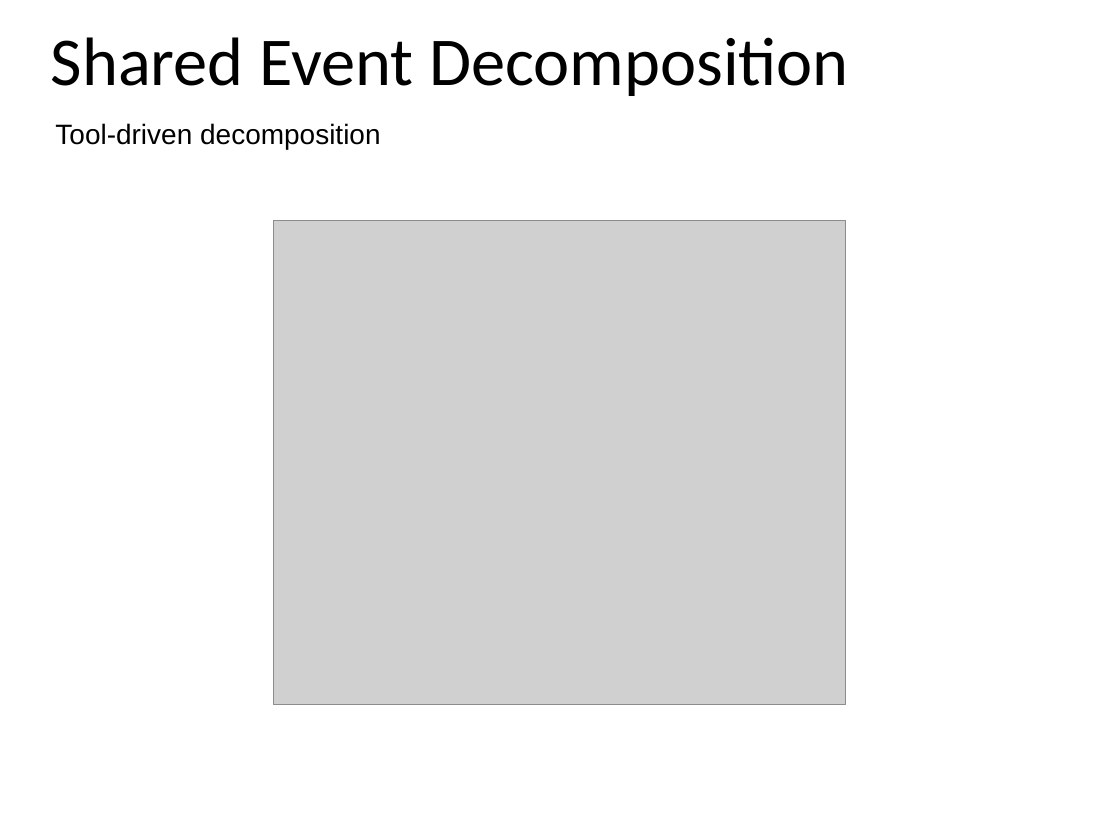
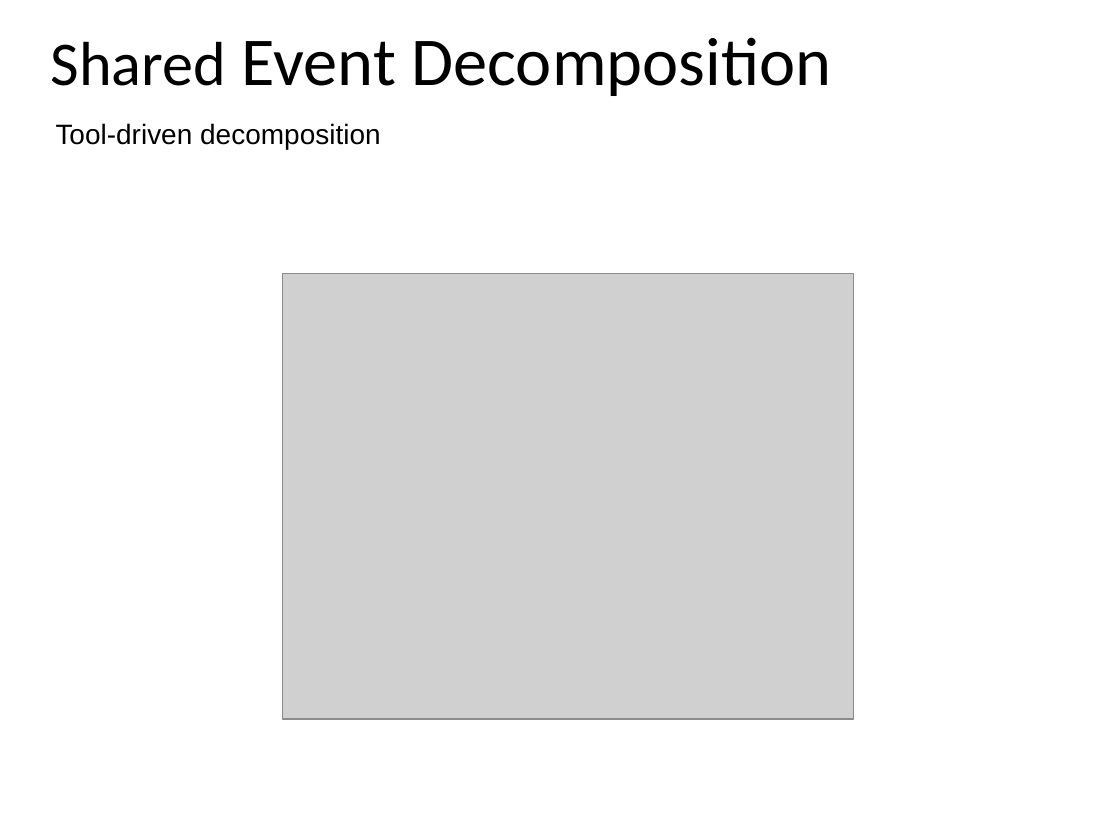
Before and after one commit to weetmuts/rodin-b-sharp-iUML_B_Utils, a slide deck: slide 8 of work/store/comp3011/AndysCourseMaterials/Mar2014/ProgrammingForSCSSession2.pptx. Drawn at 1120x840 pixels with LibreOffice and Linux fonts; fonts in the diff are those of the drawing; grey boxes stand for pictures; background and template pictures are left out. Boxes give left, top, right and bottom in pixels: in the first picture for what was removed or moved away, otherwise in the second. Text is boxed around its words. In the diff, an @@ line names an element or a change of style, - is before the commit and + after.

```diff
--- a/work/store/comp3011/AndysCourseMaterials/Mar2014/ProgrammingForSCSSession2.pptx
+++ b/work/store/comp3011/AndysCourseMaterials/Mar2014/ProgrammingForSCSSession2.pptx
@@ text "Shared Event Decomposition" at [51,37,831,96]: size 44 to 40 pt in "Shared" @@
@@ picture: place and size @@
-picture at [273,221,846,704]
+picture at [282,273,853,719]
```
Also in this commit, not shown: 21 other slides changed, 3 slides added, 3 slides removed, 5 other files.
